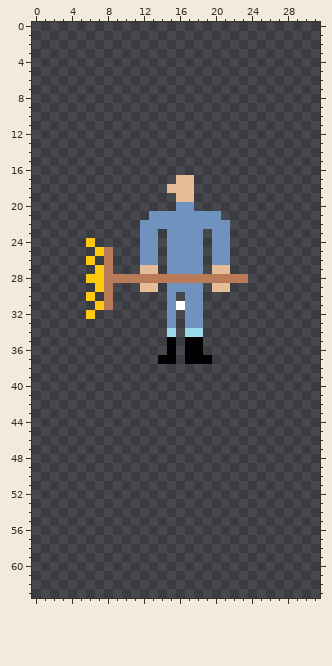
Pixel-art sprite -- images/janitor_sprite.png. This is how it looked before the edit.
The file is 32x64 pixels.
The same view after the edit:
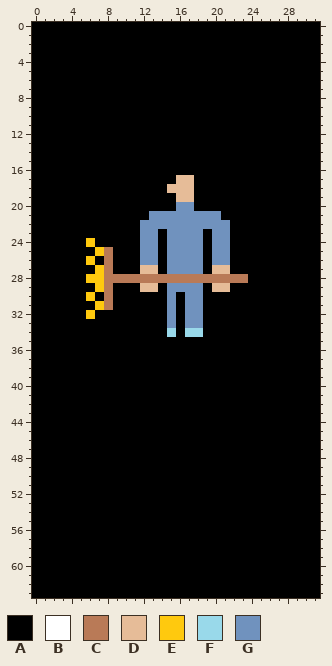
Palette (. is transparent): A #000000  B #ffffff  C #b97a57  D #e6bc98  E #ffc90e  F #99d9ea  G #7092be
From old to new:
Changed rows in their new state; - is an unchanged pixel.
first column x 0:
 0 AAAAAAAAAAAAAAAAAAAAAAAAAAAAAAAA
 1 AAAAAAAAAAAAAAAAAAAAAAAAAAAAAAAA
 2 AAAAAAAAAAAAAAAAAAAAAAAAAAAAAAAA
 3 AAAAAAAAAAAAAAAAAAAAAAAAAAAAAAAA
 4 AAAAAAAAAAAAAAAAAAAAAAAAAAAAAAAA
 5 AAAAAAAAAAAAAAAAAAAAAAAAAAAAAAAA
 6 AAAAAAAAAAAAAAAAAAAAAAAAAAAAAAAA
 7 AAAAAAAAAAAAAAAAAAAAAAAAAAAAAAAA
 8 AAAAAAAAAAAAAAAAAAAAAAAAAAAAAAAA
 9 AAAAAAAAAAAAAAAAAAAAAAAAAAAAAAAA
10 AAAAAAAAAAAAAAAAAAAAAAAAAAAAAAAA
11 AAAAAAAAAAAAAAAAAAAAAAAAAAAAAAAA
12 AAAAAAAAAAAAAAAAAAAAAAAAAAAAAAAA
13 AAAAAAAAAAAAAAAAAAAAAAAAAAAAAAAA
14 AAAAAAAAAAAAAAAAAAAAAAAAAAAAAAAA
15 AAAAAAAAAAAAAAAAAAAAAAAAAAAAAAAA
16 AAAAAAAAAAAAAAAAAAAAAAAAAAAAAAAA
17 AAAAAAAAAAAAAAAA--AAAAAAAAAAAAAA
18 AAAAAAAAAAAAAAA---AAAAAAAAAAAAAA
19 AAAAAAAAAAAAAAAA--AAAAAAAAAAAAAA
20 AAAAAAAAAAAAAAAA--AAAAAAAAAAAAAA
21 AAAAAAAAAAAAA--------AAAAAAAAAAA
22 AAAAAAAAAAAA----------AAAAAAAAAA
23 AAAAAAAAAAAA--A----A--AAAAAAAAAA
24 AAAAAA-AAAAA--A----A--AAAAAAAAAA
25 AAAAAAA--AAA--A----A--AAAAAAAAAA
26 AAAAAA-A-AAA--A----A--AAAAAAAAAA
27 AAAAAAA--AAA--A----A--AAAAAAAAAA
28 AAAAAA------------------AAAAAAAA
29 AAAAAAA--AAA--A----A--AAAAAAAAAA
30 AAAAAA-A-AAAAAA-A--AAAAAAAAAAAAA
31 AAAAAAA--AAAAAA-A--AAAAAAAAAAAAA
32 AAAAAA-AAAAAAAA-A--AAAAAAAAAAAAA
33 AAAAAAAAAAAAAAA-A--AAAAAAAAAAAAA
34 AAAAAAAAAAAAAAA-A--AAAAAAAAAAAAA
35 AAAAAAAAAAAAAAA-A--AAAAAAAAAAAAA
36 AAAAAAAAAAAAAAA-A--AAAAAAAAAAAAA
37 AAAAAAAAAAAAAA--A---AAAAAAAAAAAA
38 AAAAAAAAAAAAAAAAAAAAAAAAAAAAAAAA
39 AAAAAAAAAAAAAAAAAAAAAAAAAAAAAAAA
40 AAAAAAAAAAAAAAAAAAAAAAAAAAAAAAAA
41 AAAAAAAAAAAAAAAAAAAAAAAAAAAAAAAA
42 AAAAAAAAAAAAAAAAAAAAAAAAAAAAAAAA
43 AAAAAAAAAAAAAAAAAAAAAAAAAAAAAAAA
44 AAAAAAAAAAAAAAAAAAAAAAAAAAAAAAAA
45 AAAAAAAAAAAAAAAAAAAAAAAAAAAAAAAA
46 AAAAAAAAAAAAAAAAAAAAAAAAAAAAAAAA
47 AAAAAAAAAAAAAAAAAAAAAAAAAAAAAAAA
48 AAAAAAAAAAAAAAAAAAAAAAAAAAAAAAAA
49 AAAAAAAAAAAAAAAAAAAAAAAAAAAAAAAA
50 AAAAAAAAAAAAAAAAAAAAAAAAAAAAAAAA
51 AAAAAAAAAAAAAAAAAAAAAAAAAAAAAAAA
52 AAAAAAAAAAAAAAAAAAAAAAAAAAAAAAAA
53 AAAAAAAAAAAAAAAAAAAAAAAAAAAAAAAA
54 AAAAAAAAAAAAAAAAAAAAAAAAAAAAAAAA
55 AAAAAAAAAAAAAAAAAAAAAAAAAAAAAAAA
56 AAAAAAAAAAAAAAAAAAAAAAAAAAAAAAAA
57 AAAAAAAAAAAAAAAAAAAAAAAAAAAAAAAA
58 AAAAAAAAAAAAAAAAAAAAAAAAAAAAAAAA
59 AAAAAAAAAAAAAAAAAAAAAAAAAAAAAAAA
60 AAAAAAAAAAAAAAAAAAAAAAAAAAAAAAAA
61 AAAAAAAAAAAAAAAAAAAAAAAAAAAAAAAA
62 AAAAAAAAAAAAAAAAAAAAAAAAAAAAAAAA
63 AAAAAAAAAAAAAAAAAAAAAAAAAAAAAAAA
Changed places in both pictures, as pixel boxes (x1, y1, x2, y2):
changed: (32, 22, 320, 598)
